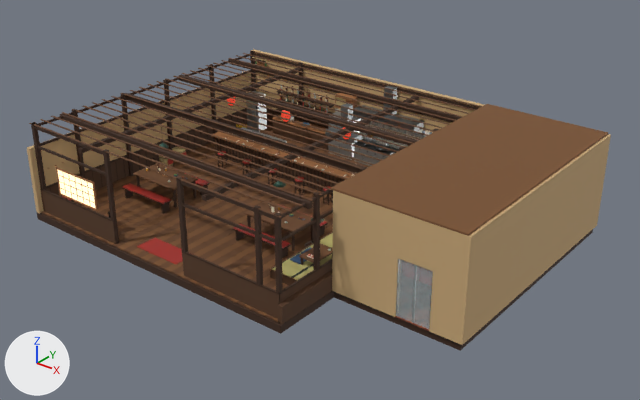
The Blender file johansson-town/art/izakaya/minato-interior.blend as it was, and as the next commit left it.
One viewpoint serves both versions: a 50 mm camera at (22.4, -24.4, 16.0) aimed at (3.0, -0.1, 1.0). Every picture has the same lights, and +X, +Y and +Z are marked at lower left. The older version comes first.

In view in the first picture: 'minato-interior / Minato glass', 'minato-interior / Minato glossy', 'minato-interior / Minato lamplight', 'minato-interior / Minato matte', 'minato-interior / Minato steel' and 1 more.
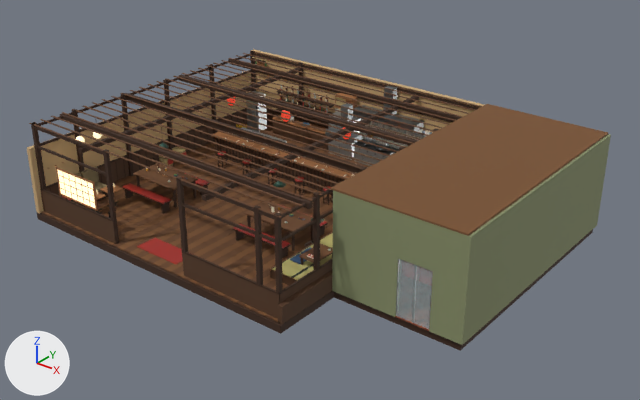
Where the change shows, as pixel boxes (x1, y1, x2, y2) in the pictures (640 x 400 px; the box of a moved part takes in the faces that stretch with it):
part 1 of me_cube, moved or reshaped (not visible before)
    after: (95, 182, 107, 192)
part 2 of me_cube, added
    after: (81, 166, 99, 183)
part 3 of me_cube, moved or reshaped (not visible before)
    after: (100, 185, 123, 193)
part 4 of me_cube, added
    after: (96, 192, 106, 200)
part 5 of me_cube, recoloured (darker)
    both: (332, 134, 611, 345)
part 6 of me_cube_192, added
    after: (93, 132, 102, 139)

Diff of the bpy script that builds the scene:
```diff
--- a/johansson-town/art/izakaya/minato-interior.blend.py
+++ b/johansson-town/art/izakaya/minato-interior.blend.py
@@ me_cube @@
 # used by ob_minato_interior___minato_matte; location = (0.0, 0.0, -0.16)
-me_cube.from_pydata(...)  # 11368 vertices, 8804 faces; spans x -6.5..11.6, y -6.5..6.5, z -0.2..4.0
+me_cube.from_pydata(...)  # 11828 vertices, 9198 faces; spans x -6.5..11.6, y -6.5..6.5, z -0.2..4.0
+# me_cube part 1: the loose piece of 24 vertices spanning x 6.7..11.4, y 1.9..2.5, z 1.2..1.3 is scaled about its middle by (0.141, 1.38, 2.69), then moved by (-14.6, -6.4, -0.6)
+# me_cube part 2: the loose piece of 24 vertices spanning x -5.8..-5.4, y -5.9..-5.6, z 0.5..0.8 is copied, and the copy is scaled about its middle by (0.26, 2.29, 2.33), then moved by (-0.3, 1.6, 0.4); it spans x -6.0..-5.9, y -4.5..-3.8, z 0.7..1.4
+# me_cube part 3: the loose piece of 24 vertices spanning x 6.7..11.3, y 2.5..2.7, z 1.4 is scaled about its middle by (0.14, 2.66, 0.889), then moved by (-13.6, -6.8, -0.5)
+# me_cube part 4: the loose piece of 24 vertices spanning x -5.3..-4.9, y -5.9..-5.6, z 0.2..0.5 is copied, and the copy is scaled about its middle by (1.45, 2, 0.127), then moved by (0.5, 0.8, 0.6); it spans x -4.9..-4.3, y -5.3..-4.7, z 0.9
+# me_cube part 5: 55 kept faces spanning x 6.4..11.6, y -3.8..6.5, z 0.2..4.0 get new vertex colours
+# other edits to the shape of me_cube do not show in these pictures
 me_cube.materials.append(mat_minato_matte)
@@ me_cube_192 @@
 # used by ob_minato_interior___minato_lamplight; location = (-3.9, -6.27, 1.72)
-me_cube_192.from_pydata(...)  # 232 vertices, 258 faces; spans x -1.1..12.6, y 0.0..5.82, z -0.55..0.55
+me_cube_192.from_pydata(...)  # 404 vertices, 450 faces; spans x -1.38..12.6, y 0.0..5.82, z -0.55..1.44
+# me_cube_192 part 6: a new loose piece, a UV sphere (12 segments, 8 rings, poles along z) spanning x -1.38..-1.02, y 1.94..2.3, z 1.08..1.44, in mat_minato_lamplight (beige #f6e3b9, glowing beige #f6e3b9)
+# other edits to the shape of me_cube_192 do not show in these pictures
 me_cube_192.materials.append(mat_minato_lamplight)
```
